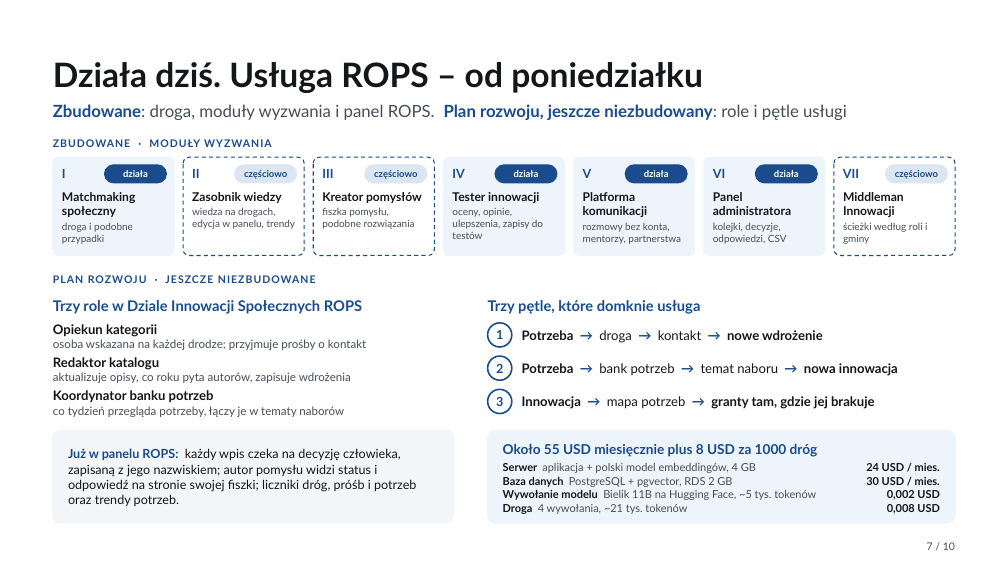
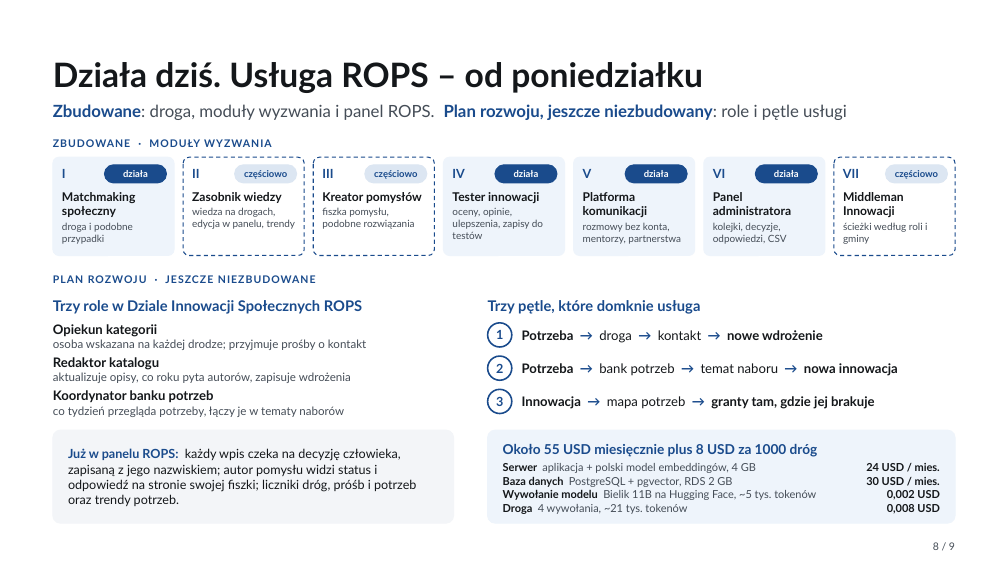
Before and after one commit to bobrovsky420/hackyeah2026, a slide deck: slide 8 of docs/presentation/presentation.pptx (slide 7 before the commit). Drawn at 1008x567 pixels with LibreOffice and Linux fonts; fonts in the diff are those of the drawing. Boxes give left, top, right and bottom in pixels: in the first picture for what was removed or moved away, otherwise in the second. Text is boxed around its words. In the diff, an @@ line names an element or a change of style, - is before the commit and + after.

```diff
--- a/docs/presentation/presentation.pptx
+++ b/docs/presentation/presentation.pptx
@@ text at (933,542,955,550): text changed @@
-7 / 10
+8 / 9
```
Also in this commit, not shown: 3 other slides changed, 5 slides added, 6 slides removed, 1 other file.
